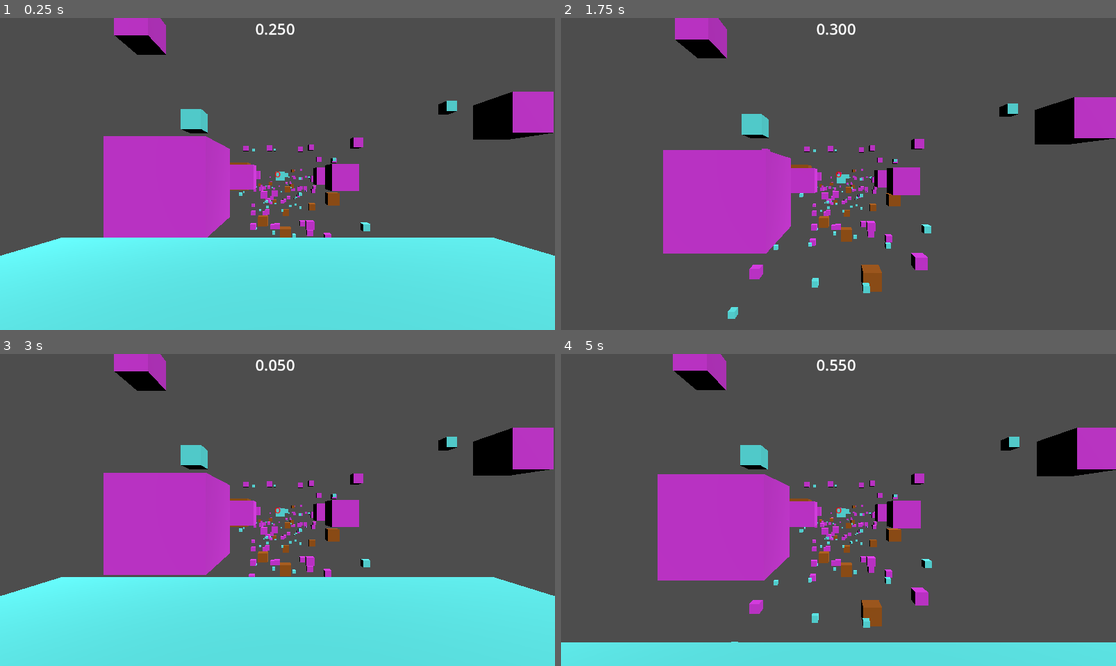
Above: before the commit, frames 1-4 (two rows, left to right).
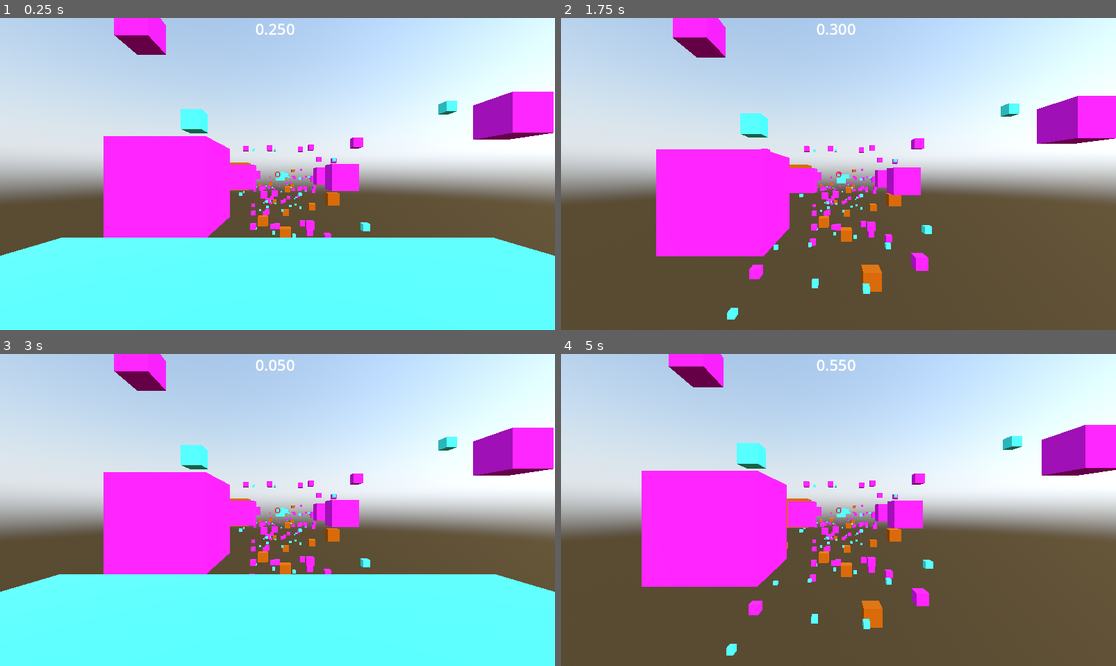
Above: after the commit, the same moments.

Repository: Ben-Bingham/GMTK-2025
Game: Godot game, scene res://main.tscn
Same seed, same stepped clock (60 frames per second), same inputs: the game is played once before the commit and once after it.
Inputs (mouse positions are in pixels of both pictures, inside the frame that each line leads up to):
- Up to frame 1 (0.25 s): no input
- Up to frame 2 (1.75 s): tap Enter at 0.5 s; move the mouse to (866, 174) at 0.52 s; press the mouse at (866, 174) at 0.53 s; hold W (move_forward) from 0.53 s (still down); tap Space (jump) at 0.77, 1.52 s; move the mouse to (810, 174) at 1.27 s; release the mouse at (810, 174) at 1.28 s; tap R at 1.35 s
- Up to frame 3 (3 s): keep holding W (move_forward); move the mouse to (288, 503) at 2.02 s; press the mouse at (288, 503) at 2.03 s; move the mouse to (271, 516) at 2.77 s; release the mouse at (271, 516) at 2.78 s; tap R at 2.85 s
- Up to frame 4 (5 s): keep holding W (move_forward); tap Space (jump) at 3.02, 3.77, 4.52 s; move the mouse to (877, 513) at 3.52 s; press the mouse at (877, 513) at 3.53 s; move the mouse to (794, 506) at 4.27 s; release the mouse at (794, 506) at 4.28 s; tap R at 4.35 s

The runs differ from the first frame. In frame 1, 84% of the frame differs, in the area x 0-100%, y 0-100%; in frame 2, 89%; in frame 3, 85%; in frame 4, 90%.

Commit message:
Added world environment node

Diff:
--- a/main.tscn
+++ b/main.tscn
@@ -38,11 +38,33 @@
 radius = 10.0
 height = 20.0
 
+[sub_resource type="PhysicalSkyMaterial" id="PhysicalSkyMaterial_5vw27"]
+turbidity = 7.1
+sun_disk_scale = 24.83
+energy_multiplier = 8.15
+
+[sub_resource type="Sky" id="Sky_kek77"]
+sky_material = SubResource("PhysicalSkyMaterial_5vw27")
+
+[sub_resource type="Environment" id="Environment_4c57u"]
+background_mode = 2
+sky = SubResource("Sky_kek77")
+ambient_light_source = 3
+reflected_light_source = 2
+ssr_enabled = true
+ssr_depth_tolerance = 8.31
+ssao_enabled = true
+ssil_enabled = true
+sdfgi_enabled = true
+volumetric_fog_density = 0.0316
+adjustment_enabled = true
+adjustment_saturation = 1.3
+
 [node name="Main" type="Node"]
 script = ExtResource("1_0xm2m")
 
 [node name="Player" type="CharacterBody3D" parent="." node_paths=PackedStringArray("finishSphere")]
-transform = Transform3D(-4.37114e-08, 0, -1, 0, 1, 0, 1, 0, -4.37114e-08, 0, 2.39905, 0)
+transform = Transform3D(-4.37114e-08, 0, -1, 0, 1, 0, 1, 0, -4.37114e-08, 0, 2.23389, 0)
 collision_layer = 2
 script = ExtResource("1_ig7tw")
 finishSphere = NodePath("../Level/Finish Line")
@@ -593,3 +615,6 @@
 [node name="MeshInstance3D" type="MeshInstance3D" parent="Level/Finish Line"]
 material_override = SubResource("StandardMaterial3D_5vw27")
 mesh = SubResource("SphereMesh_kek77")
+
+[node name="WorldEnvironment" type="WorldEnvironment" parent="."]
+environment = SubResource("Environment_4c57u")
Not shown: 1 places in main.tscn that only renumber resources
